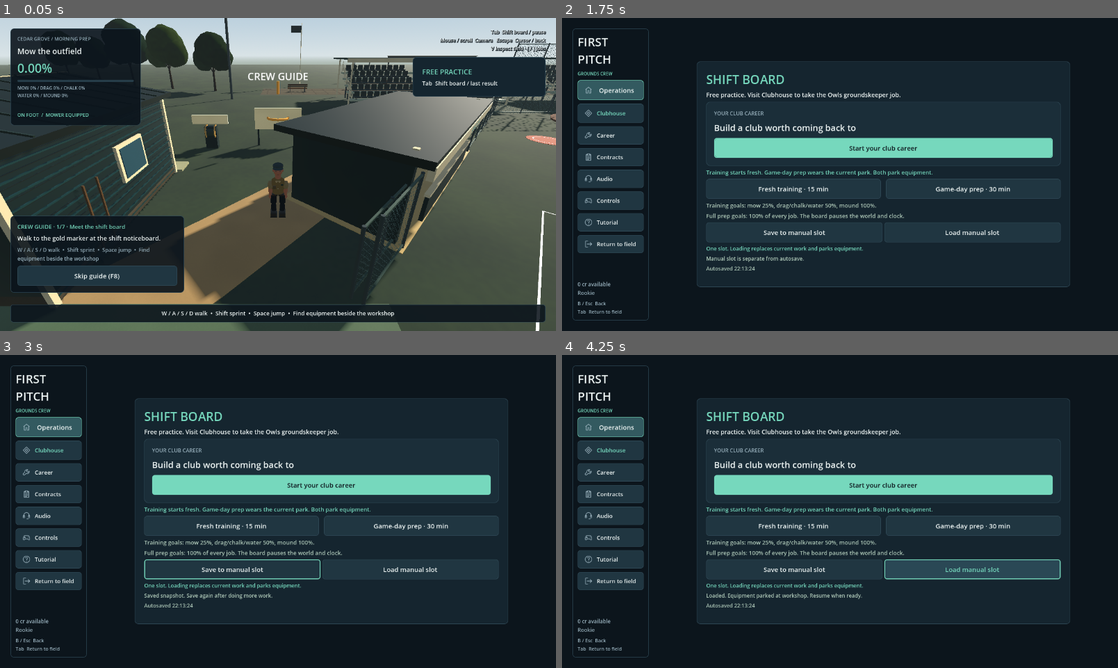
Above: before the commit, frames 1-4 (two rows, left to right).
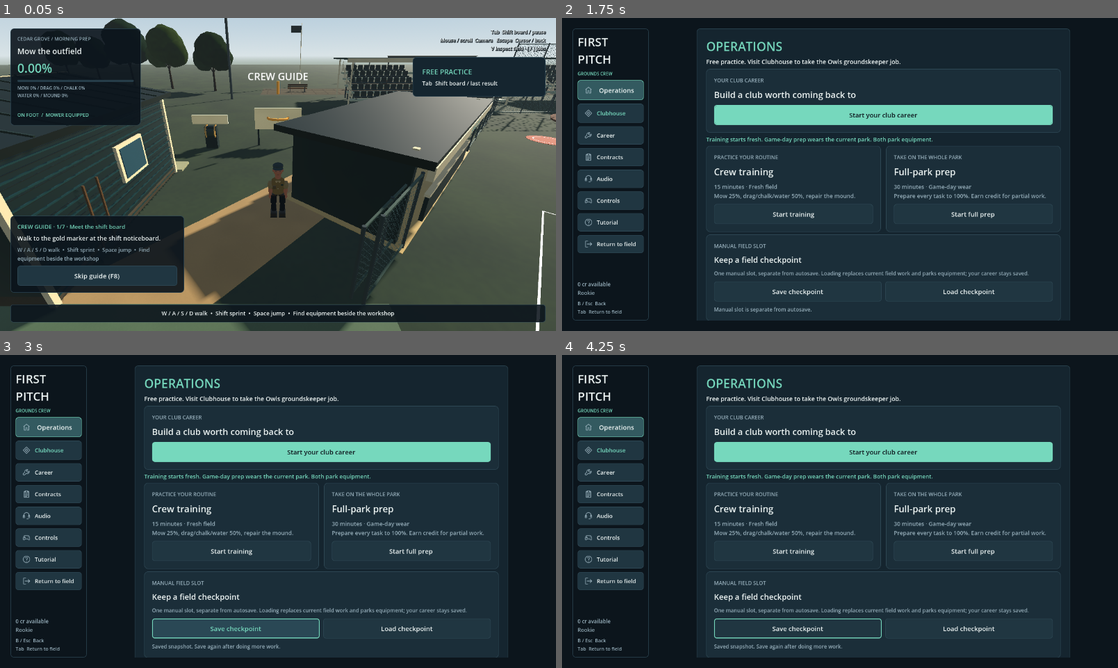
Above: after the commit, the same moments.

Repository: gutiefive/firstpitch
Game: Godot game, scene res://scenes/main/main.tscn
Two runs of this game, one before a commit and one after it. Both use one fixed random seed, a clock stepped at 60 frames per second and the inputs below.
Inputs (mouse positions are in pixels of both pictures, inside the frame that each line leads up to):
- Up to frame 1 (0.05 s): no input
- Up to frame 2 (1.75 s): click "Skip guide (F8)" at 0.5 s; tap Enter (ui_accept) at 1.25, 1.52 s; move the mouse to (867, 174) at 1.27 s; hold W (forward) from 1.28 s (still down); hold E (interact) from 1.28 s (still down); click (867, 174) at 1.42 s; tap Tab (shift_board) at 1.55 s
- Up to frame 3 (3 s): release W (forward) at 2 s; release E (interact) at 2 s; click (233, 567) at 2 s, where only the run before the commit has a clickable "Save to manual slot"; click (233, 627) at 2.75 s, where only the run after the commit has a clickable "Save checkpoint"
- Up to frame 4 (4.25 s): click (973, 567) at 3.5 s, where only the run before the commit has a clickable "Load manual slot"

The runs differ from the first frame. In frame 2, 20% of the frame differs, in the area x 24-92%, y 3-97%; in frame 3, 20%; in frame 4, 22%.

Commit message:
Refine Operations cards and modernize control and audio settings

Diff:
--- a/scripts/ui/controls_panel.gd
+++ b/scripts/ui/controls_panel.gd
@@ -6,37 +6,41 @@
 var sensitivity: HSlider
 var value_label: Label
 var back_button: Button
+var device_label: Label
 func _ready() -> void:
  theme = GameUI.theme()
  GameUI.width(self,740)
- var box := StyleBoxFlat.new()
- box.bg_color = Color("15252f")
- box.set_corner_radius_all(10)
- box.set_content_margin_all(20)
- add_theme_stylebox_override("panel",box)
+ add_theme_stylebox_override("panel",GameUI.box(GameUI.SURFACE,24))
  var content := VBoxContainer.new()
- content.add_theme_constant_override("separation",5)
+ content.add_theme_constant_override("separation",12)
  add_child(content)
- var title := Label.new()
- title.text = "CONTROLS"
- title.add_theme_font_size_override("font_size",26)
- title.modulate = Color("76d8bd")
- content.add_child(title)
+ GameUI.label(content,"Controls & camera",28)
+ device_label = GameUI.label(content,"",12,GameUI.ACCENT)
+ GameUI.label(content,"Bindings follow your active input device. Open the board any time to pause your shift.",13,GameUI.MUTED)
+ var groups := HBoxContainer.new()
+ groups.add_theme_constant_override("separation",12)
+ content.add_child(groups)
+ var movement := GameUI.card(groups,"MOVEMENT & MENUS")
+ var equipment := GameUI.card(groups,"EQUIPMENT & FIELD")
+ movement.add_theme_constant_override("separation",4)
+ equipment.add_theme_constant_override("separation",4)
  for action in ["move"]+CrewInput.ACTIONS.slice(4)+["look_left"]:
-  var row := Label.new()
-  content.add_child(row)
+  var parent := movement if action in ["move","sprint","jump","interact","brake","shift_board","cursor_menu","tutorial_skip","look_left"] else equipment
+  var row := GameUI.label(parent,"",13)
   rows[action] = row
- var caption := Label.new()
- caption.text = "Controller camera sensitivity · saved automatically"
- content.add_child(caption)
+ var camera := GameUI.card(content,"CONTROLLER CAMERA")
+ content.move_child(camera.get_parent(),3)
+ GameUI.label(camera,"Look sensitivity",18)
+ GameUI.label(camera,"Adjust how quickly the right stick turns the camera. Saves automatically.",12,GameUI.MUTED)
  sensitivity = HSlider.new()
  sensitivity.min_value = 0.5
  sensitivity.max_value = 5
  sensitivity.step = 0.1
  sensitivity.value = game.settings.pad_sensitivity
- content.add_child(sensitivity)
+ sensitivity.custom_minimum_size.y = 28
+ camera.add_child(sensitivity)
  value_label = Label.new()
- content.add_child(value_label)
+ camera.add_child(value_label)
  sensitivity.value_changed.connect(func(amount: float):
   game.settings.pad_sensitivity = amount
   game.settings.save()
@@ -49,6 +53,7 @@
  game.input_device.device_changed.connect(refresh)
  refresh()
 func refresh() -> void:
+ device_label.text = "ACTIVE INPUT  /  "+("CONTROLLER" if game.input_device.last_input_device == "pad" else "KEYBOARD & MOUSE")
  for action in rows:
   var bindings: String = game.binding_text(action)
   rows[action].text = "%s   ·   %s" % [("Camera" if action == "look_left" else String(action).replace("_"," ").capitalize()),bindings if not bindings.is_empty() else "Mouse orbit"]
--- a/scripts/ui/game_ui.gd
+++ b/scripts/ui/game_ui.gd
@@ -56,6 +56,11 @@
  shared.set_stylebox("grabber","VScrollBar",box(Color("3c5967"),0,3))
  shared.set_stylebox("grabber_highlight","VScrollBar",box(Color("5b7d89"),0,3))
  shared.set_stylebox("grabber_pressed","VScrollBar",box(ACCENT,0,3))
+ var slider_track := box(Color("263d49"),3,3)
+ var slider_fill := box(ACCENT,3,3)
+ shared.set_stylebox("slider","HSlider",slider_track)
+ shared.set_stylebox("grabber_area","HSlider",slider_fill)
+ shared.set_stylebox("grabber_area_highlight","HSlider",slider_fill)
  return shared
 static func label(parent: Node,value: String,size: int = 14,color: Color = TEXT) -> Label:
  var node := Label.new()
--- a/scripts/ui/shift_overlay.gd
+++ b/scripts/ui/shift_overlay.gd
@@ -130,7 +130,7 @@
  board_content = content
  content.add_theme_constant_override("separation",6)
  card.add_child(content)
- heading = label("SHIFT BOARD",28,GOLD)
+ heading = label("OPERATIONS",28,GOLD)
  content.add_child(heading)
  resume_card = VBoxContainer.new()
  content.add_child(resume_card)
@@ -176,31 +176,33 @@
  var profiles := HBoxContainer.new()
  profiles.add_theme_constant_override("separation",12)
  content.add_child(profiles)
- training_button = button("Fresh training · 15 min")
- full_button = button("Game-day prep · 30 min")
- training_button.size_flags_horizontal = Control.SIZE_EXPAND_FILL
- full_button.size_flags_horizontal = Control.SIZE_EXPAND_FILL
- profiles.add_child(training_button)
- profiles.add_child(full_button)
+ var training := GameUI.card(profiles,"PRACTICE YOUR ROUTINE")
+ GameUI.label(training,"Crew training",21)
+ GameUI.label(training,"15 minutes · Fresh field\nMow 25%, drag/chalk/water 50%, repair the mound.",13,GameUI.MUTED)
+ training_button = GameUI.button(training,"Start training")
+ var full := GameUI.card(profiles,"TAKE ON THE WHOLE PARK")
+ GameUI.label(full,"Full-park prep",21)
+ GameUI.label(full,"30 minutes · Game-day wear\nPrepare every task to 100%. Earn credit for partial work.",13,GameUI.MUTED)
+ full_button = GameUI.button(full,"Start full prep")
  training_button.pressed.connect(func(): start_requested.emit("training"))
  full_button.pressed.connect(func(): start_requested.emit("full"))
- content.add_child(label("Training goals: mow 25%, drag/chalk/water 50%, mound 100%.",13,Color("adc7b7")))
- content.add_child(label("Full prep goals: 100% of every job. The board pauses the world and clock.",13,Color("adc7b7")))
  end_button = button("End shift now")
  content.add_child(end_button)
  end_button.pressed.connect(func(): end_requested.emit())
+ var save_card := GameUI.card(content,"MANUAL FIELD SLOT")
+ GameUI.label(save_card,"Keep a field checkpoint",18)
+ GameUI.label(save_card,"One manual slot, separate from autosave. Loading replaces current field work and parks equipment; your career stays saved.",12,GameUI.MUTED)
  var saves := HBoxContainer.new()
- content.add_child(saves)
- save_button = button("Save to manual slot")
- load_button = button("Load manual slot")
+ saves.add_theme_constant_override("separation",8)
+ save_card.add_child(saves)
+ save_button = button("Save checkpoint")
+ load_button = button("Load checkpoint")
  for item in [save_button,load_button]:
   item.size_flags_horizontal = Control.SIZE_EXPAND_FILL
   saves.add_child(item)
  save_button.pressed.connect(func(): save_requested.emit())
  load_button.pressed.connect(func(): load_requested.emit())
- content.add_child(label("One slot. Loading replaces current work and parks equipment.",12,GOLD))
- save_message = label("Manual slot is separate from autosave.",12,Color("adc7b7"))
- content.add_child(save_message)
+ save_message = GameUI.label(save_card,"Manual slot is separate from autosave.",12,GameUI.MUTED)
  autosave_footer = label("Autosave ready",12,Color("adc7b7"))
  content.add_child(autosave_footer)
  var menus := HBoxContainer.new()
@@ -353,7 +355,7 @@
  for i in range(5):
   status_rows[i].visible = active and session.goals()[i] > 0
   status_rows[i].text = "%s %s  %.1f / %.0f%%" % ["✓" if session.goal_met(i) else "·",ShiftSession.JOB_NAMES[i],session.values[i],session.goals()[i]]
- heading.text = "SHIFT BOARD"
+ heading.text = "OPERATIONS"
  description.text = "Free practice. Visit Clubhouse to take the Owls groundskeeper job." if not director.career.club_started() else "Between home games. Clubhouse has your next story objective."
  score_label.visible = active or finished
  score_label.text = ""
--- a/scripts/ui/sound_panel.gd
+++ b/scripts/ui/sound_panel.gd
@@ -21,7 +21,7 @@
  box.content_margin_bottom = 24
  add_theme_stylebox_override("panel",box)
  var content := VBoxContainer.new()
- content.add_theme_constant_override("separation",18)
+ content.add_theme_constant_override("separation",12)
  add_child(content)
  var title := Label.new()
  title.text = "SOUND SETTINGS"
@@ -32,13 +32,16 @@
  hint.text = "World and clock stay paused. Changes save automatically."
  content.add_child(hint)
  for key in SoundPreferences.DEFAULTS:
+  var channel := GameUI.card(content)
+  GameUI.label(channel,{"master":"Overall game volume","effects":"Tools, footsteps and interaction feedback","ambience":"Ballpark atmosphere, crowd and concessions"}.get(key,String(key)),12,GameUI.MUTED)
   var row := HBoxContainer.new()
-  content.add_child(row)
+  channel.add_child(row)
   var caption := Label.new()
   caption.text = key.capitalize()
   caption.custom_minimum_size.x = 100
   row.add_child(caption)
   var slider := HSlider.new()
+  slider.custom_minimum_size.y = 28
   slider.min_value = 0
   slider.max_value = 100
   slider.step = 1
--- a/tests/test_modern_ui.gd
+++ b/tests/test_modern_ui.gd
@@ -49,6 +49,7 @@
   await process_frame
  await idle()
 func run() -> void:
+ root.size = Vector2i(1280,720)
  var g = load("res://scenes/main/main.tscn").instantiate()
  g.career_save_path = "user://test-modern-ui-career.dat"
  g.settings_save_path = "user://test-modern-ui-settings.cfg"
@@ -91,6 +92,9 @@
  await capture("audio")
  await click(ui.controls_button)
  check(ui.controls_screen.visible and not ui.career_screen.visible,"rail switches directly to Controls")
+ await idle(4)
+ check(ui.controls_panel.device_label.text.contains("KEYBOARD & MOUSE") and ui.controls_panel.rows.spray_water.text.contains(g.binding_text("spray_water")),"grouped controls reflect current device and actual bindings")
+ check(ui.controls_screen.get_global_rect().has_point(ui.controls_panel.sensitivity.get_global_rect().get_center()),"camera sensitivity opens inside the visible controls page")
  await capture("controls")
  await click(ui.home_button)
  check(not ui.controls_screen.visible,"Operations returns from submenu")
@@ -103,6 +107,10 @@
  for dimensions in [Vector2i(1024,768),Vector2i(1600,900),Vector2i(1280,720)]:
   root.size = dimensions
   await idle(10)
+  await click(ui.controls_button)
+  check(ui.controls_panel.get_global_rect().end.x <= dimensions.x and ui.controls_screen.get_global_rect().has_point(ui.controls_panel.sensitivity.get_global_rect().get_center()),"controls and camera fit width "+str(dimensions.x))
+  await click(ui.sound_button)
+  check(ui.sound_panel.get_global_rect().end.x <= dimensions.x and ui.sound_screen.get_global_rect().encloses(ui.sound_panel.get_global_rect()),"audio settings fit width "+str(dimensions.x))
   await click(ui.club_button)
   await click(club.tabs.stadium)
   var rail: Rect2 = ui.nav_panel.get_global_rect()
Binary file changed: docs/screenshots/ui-audio.png
Binary file added: docs/screenshots/ui-controls.png
Not shown, added: docs/screenshots/ui-controls.png.import
Binary file changed: docs/screenshots/ui-operations.png
Not shown, changed: docs/LEARNING_NOTES.md
Not shown, changed: docs/VERIFICATION.md
